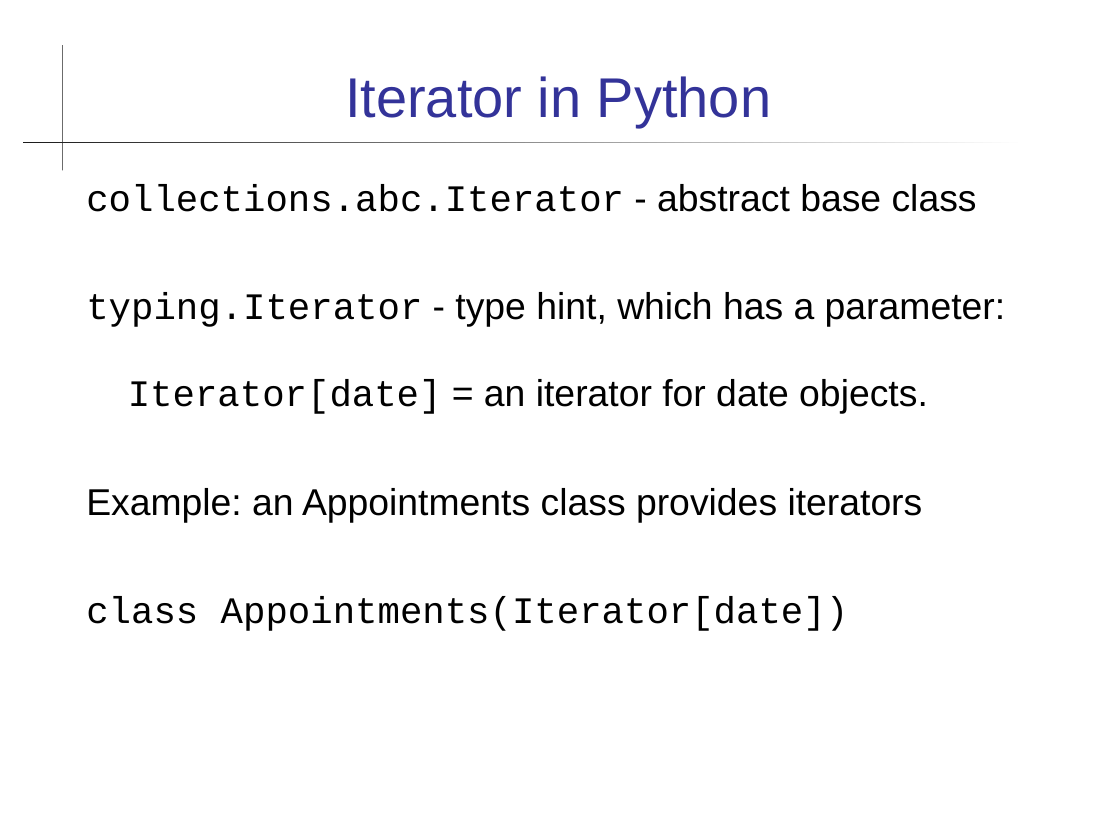
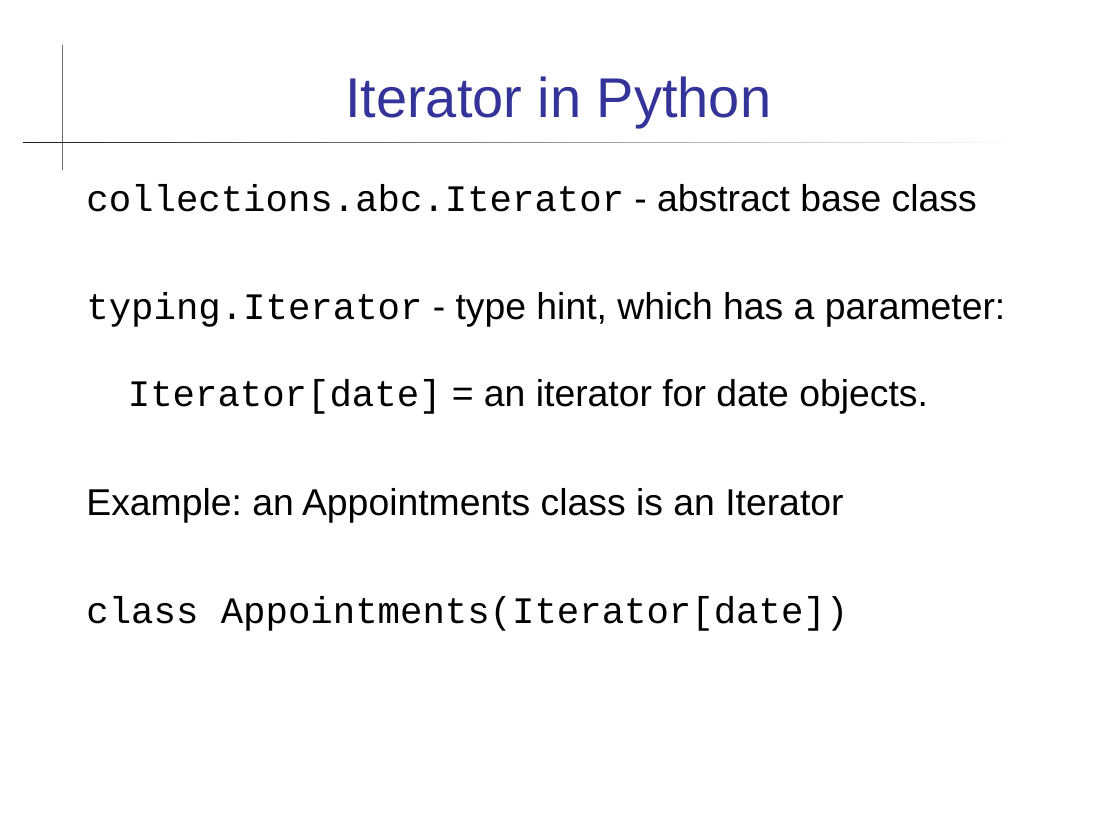
Before and after one commit to skeoop/skeoop.github.io, a slide deck: slide 7 of patterns/Iterator-in-Python.pptx. Drawn at 1120x840 pixels with LibreOffice and Linux fonts; fonts in the diff are those of the drawing. Boxes give left, top, right and bottom in pixels: in the first picture for what was removed or moved away, otherwise in the second. Text is boxed around its words. In the diff, an @@ line names an element or a change of style, - is before the commit and + after.

```diff
--- a/patterns/Iterator-in-Python.pptx
+++ b/patterns/Iterator-in-Python.pptx
@@ text at <box>86,488,843,522</box>: text changed @@
-Example: an Appointments class provides iterators
+Example: an Appointments class is an Iterator
```
Also in this commit, not shown: 3 other slides changed, 25 other files.
